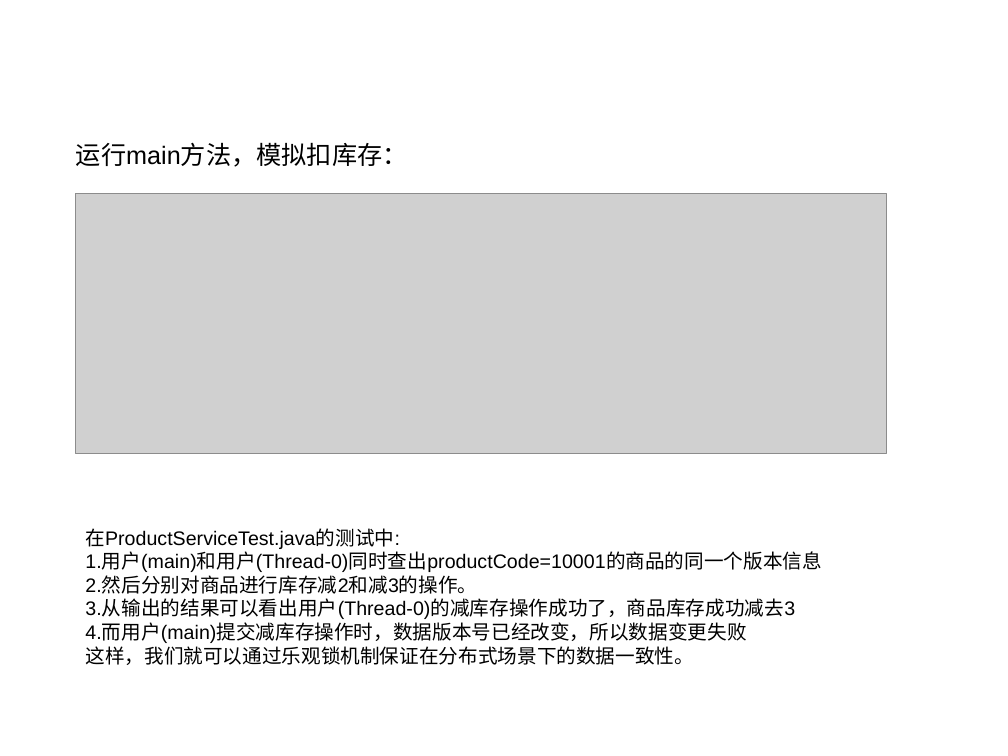
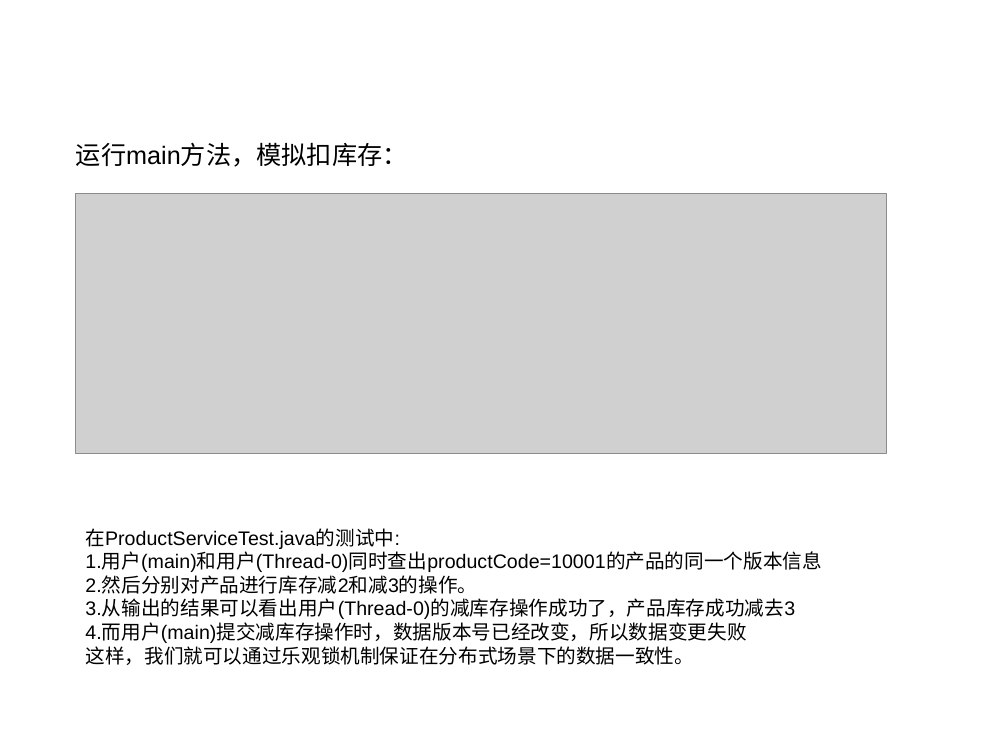
Before and after one commit to charlesmao/document, a slide deck: slide 16 of 分布式锁的三种实现方式-20180419.pptx. Drawn at 1008x756 pixels with LibreOffice and Linux fonts; fonts in the diff are those of the drawing; grey boxes stand for pictures; background and template pictures are left out. Boxes give left, top, right and bottom in pixels: in the first picture for what was removed or moved away, otherwise in the second. Text is boxed around its words. In the diff, an @@ line names an element or a change of style, - is before the commit and + after.

```diff
--- a/分布式锁的三种实现方式-20180419.pptx
+++ b/分布式锁的三种实现方式-20180419.pptx
@@ text at <box>85,553,822,619</box>: text changed @@
-1.用户(main)和用户(Thread-0)同时查出productCode=10001的商品的同一个版本信息
-2.然后分别对商品进行库存减2和减3的操作。
-3.从输出的结果可以看出用户(Thread-0)的减库存操作成功了，商品库存成功减去3
+1.用户(main)和用户(Thread-0)同时查出productCode=10001的产品的同一个版本信息
+2.然后分别对产品进行库存减2和减3的操作。
+3.从输出的结果可以看出用户(Thread-0)的减库存操作成功了，产品库存成功减去3
```
Also in this commit, not shown: 11 other slides changed, 9 slides added, 10 slides removed.
